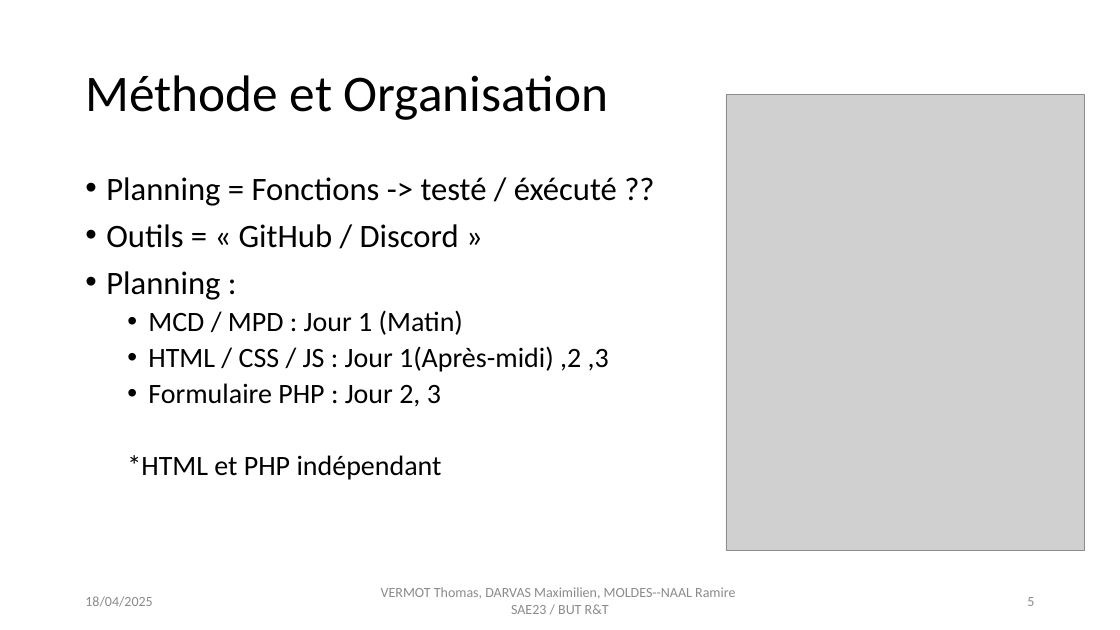
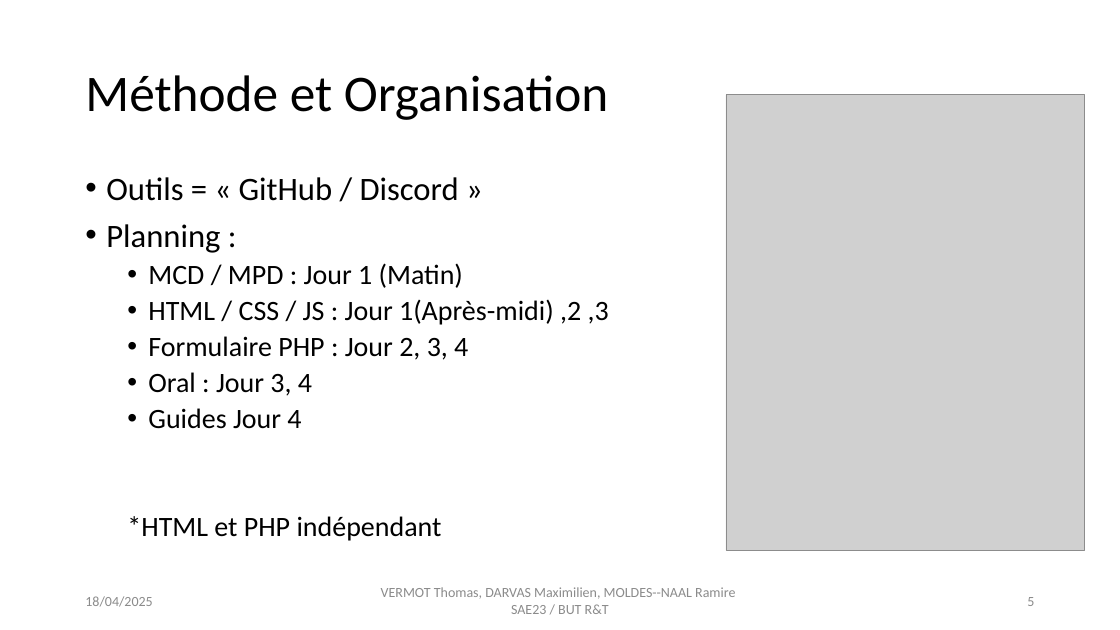
Before and after one commit to smaugue/SAE2.3, a slide deck: slide 5 of Présenation 2.3.pptx. Drawn at 1120x630 pixels with LibreOffice and Linux fonts; fonts in the diff are those of the drawing; grey boxes stand for pictures. Boxes give left, top, right and bottom in pixels: in the first picture for what was removed or moved away, otherwise in the second. Text is boxed around its words. In the diff, an @@ line names an element or a change of style, - is before the commit and + after.

```diff
--- a/Présenation 2.3.pptx
+++ b/Présenation 2.3.pptx
@@ text at [106,177,617,206]: paragraph removed @@
-• Planning = Fonctions -> testé / éxécuté ??
@@ text at [148,336,468,429]: text changed @@
-  • Formulaire PHP : Jour 2, 3
+  • Formulaire PHP : Jour 2, 3, 4
+  • Oral : Jour 3, 4
+  • Guides Jour 4
```
Also in this commit, not shown: 4 other slides changed, 2 slides removed.
